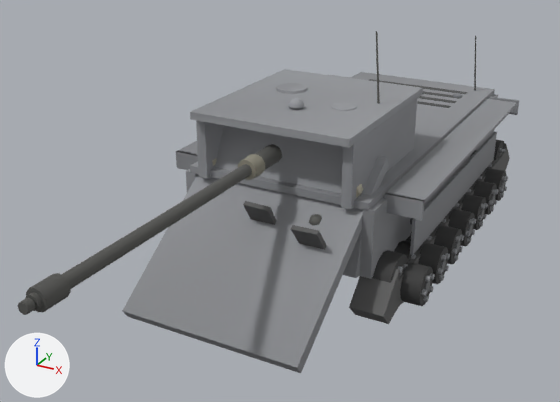
The glTF model client/assets/models/jagdpanther.glb, before and after one commit.
The view is the same before and after, from a 50 mm camera at (5.34, -12.97, 6.45) aimed at (-0.24, -2.83, 1.38). Lighting does not change. The marker at lower left points along +X, +Y and +Z. The picture after the commit comes second. Where no turn or scale is listed for an object, it has been applied to the vertices. Vertices at exactly the same position are counted once.

Objects in the first picture: 'barrel', 'glacis', 'hullSide', 'hullTop', 'mantlet', 'tracks', 'turretRoof', 'turretSide', 'wheel25', 'wheel27', 'wheel29', 'wheel30' and 9 more.
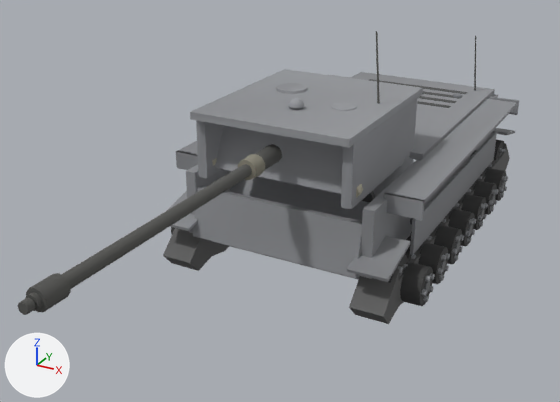
Location of each change, (x1, y1, x2, y2) in pixels of the pictures (560 x 402 px; the box of a moved part takes in the faces that stretch with it):
'glacis', reshaped
    before: (122, 156, 389, 373)
    after: (212, 157, 414, 280)
'hullTop', reshaped
    before: (190, 72, 495, 211)
    after: (351, 72, 495, 160)
'tracks', reshaped (mostly hidden)
    before: (349, 143, 510, 324)
    after: (163, 128, 515, 324)
part 1 of me_mesh_32, added
    after: (168, 128, 515, 282)
part 2 of me_mesh_34, moved or reshaped (not visible afterwards)
    before: (309, 214, 322, 225)
part 3 of me_mesh_34, moved or reshaped (not visible afterwards)
    before: (243, 201, 276, 225)
part 4 of me_mesh_34, moved or reshaped (mostly hidden afterwards)
    before: (291, 225, 327, 250)
    after: (361, 191, 375, 202)
part 5 of me_mesh_34, moved or reshaped
    before: (122, 174, 384, 373)
    after: (212, 158, 414, 280)
'lowerPlate', unchanged, uncovered by the edit
    before: (343, 230, 362, 278)
    after: (193, 186, 362, 278)

Diff of the bpy script that builds the scene:
```diff
--- a/client/assets/models/jagdpanther.glb.py
+++ b/client/assets/models/jagdpanther.glb.py
@@ me_mesh_32 @@
 # used by ob_tracks; location = (0.0, 0.0, 0.0)
-me_mesh_32.from_pydata(...)  # 168 vertices, 312 faces; spans x -1.99..1.99, y -3.75..3.75, z 0.1..1.15
+me_mesh_32.from_pydata(...)  # 200 vertices, 360 faces; spans x -2.03..2.03, y -3.79..3.75, z 0.1..1.24
+# me_mesh_32 part 1
+# 16 vertices are added at x -2.03..1.39, y -3.79..3.75, z 0.96..1.24
+# 16 new vertices lie (0.64, 0.0, 0.0) away from vertices in x -2.03..1.39, y -3.79..3.75, z 0.96..1.24
+# 48 new faces join them
 me_mesh_32.materials.append(mat_tracks_mat)
@@ me_mesh_34 @@
 # used by ob_glacis; location = (0.0, 0.0, 0.0)
 # before: 0 (1.46, -2.6, 2.36) at pixel (386, 157), 1 (1.46, -5.45, 0.36) at pixel (297, 367), 2 (1.46, -2.48, 2.19) at pixel (388, 165), 3 (1.46, -5.34, 0.19) at pixel (300, 373), 4 (-1.46, -2.48, 2.19)
 # before: 5 (-1.46, -5.34, 0.19) at pixel (127, 316), 6 (-1.46, -2.6, 2.36), 7 (-1.46, -5.45, 0.36) at pixel (122, 311)
-me_mesh_34.from_pydata(...)  # 66 vertices, 108 faces; spans x -1.46..1.46, y -5.45..-2.48, z 0.19..2.36
+me_mesh_34.from_pydata(...)  # 66 vertices, 108 faces; spans x -1.46..1.46, y -3.21..-0.64, z 0.47..2.02
+# me_mesh_34 part 2: the loose piece of 26 vertices spanning x 0.69..0.93, y -3.75..-3.51, z 1.46..1.7 is moved by (0.0, 1.86, 0.0)
+# me_mesh_34 part 3: the loose piece of 8 vertices spanning x -0.21..0.25, y -4.09..-3.56, z 1.15..1.86 is moved by (0.0, 1.86, 0.0)
+# me_mesh_34 part 4: the loose piece of 8 vertices spanning x 0.7..1.16, y -4.25..-3.72, z 1.03..1.74 is moved by (0.0, 1.86, 0.0)
+# me_mesh_34 part 5
+for i in [0, 2, 4, 6]: me_mesh_34.vertices[i].co += Vector((0.0, 1.25, -0.43))
+for i in [1, 3, 5, 7]: me_mesh_34.vertices[i].co += Vector((0.0, 2.25, 0.27))
+# other edits to the shape of me_mesh_34 do not show in these pictures
 me_mesh_34.materials.append(mat_glacis_mat)
@@ me_mesh_37 @@
 # used by ob_hulltop; location = (0.0, 0.0, 0.0)
 # before: 0 (1.55, -3.45, 1.96) at pixel (368, 203), 1 (1.55, -3.45, 1.84) at pixel (368, 210), 6 (-1.55, -3.45, 1.96) at pixel (189, 165), 7 (-1.55, -3.45, 1.84) at pixel (190, 172)
-me_mesh_37.from_pydata(...)  # 76 vertices, 124 faces; spans x -1.55..1.55, y -3.45..3.45, z 1.84..2.0
+me_mesh_37.from_pydata(...)  # 76 vertices, 124 faces; spans x -1.55..1.55, y -1.14..3.45, z 1.84..2.0
+# me_mesh_37 part 6
+for i in [0, 1, 6, 7]: me_mesh_37.vertices[i].co += Vector((0.0, 2.31, 0.0))
 me_mesh_37.materials.append(mat_hulltop_mat)
```
